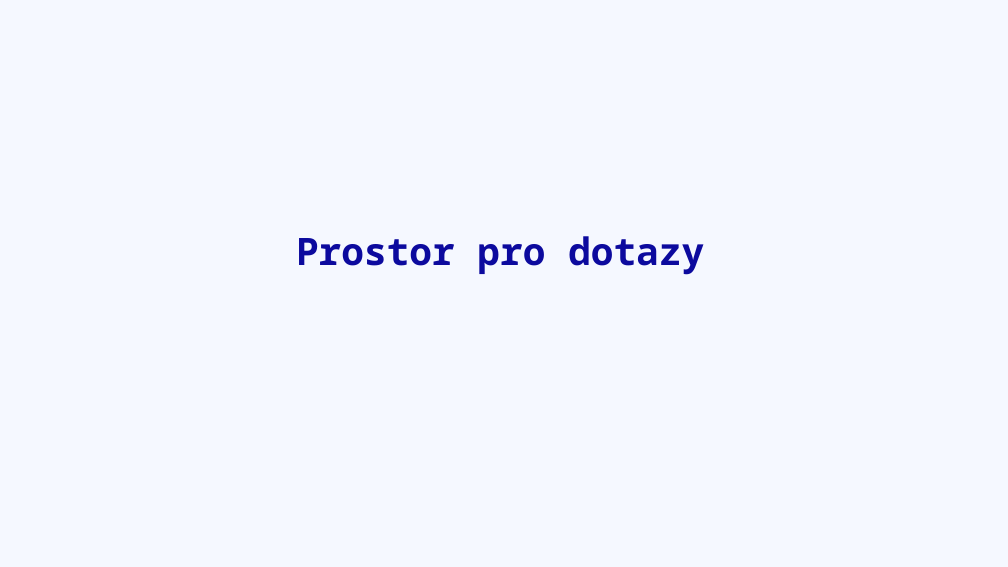
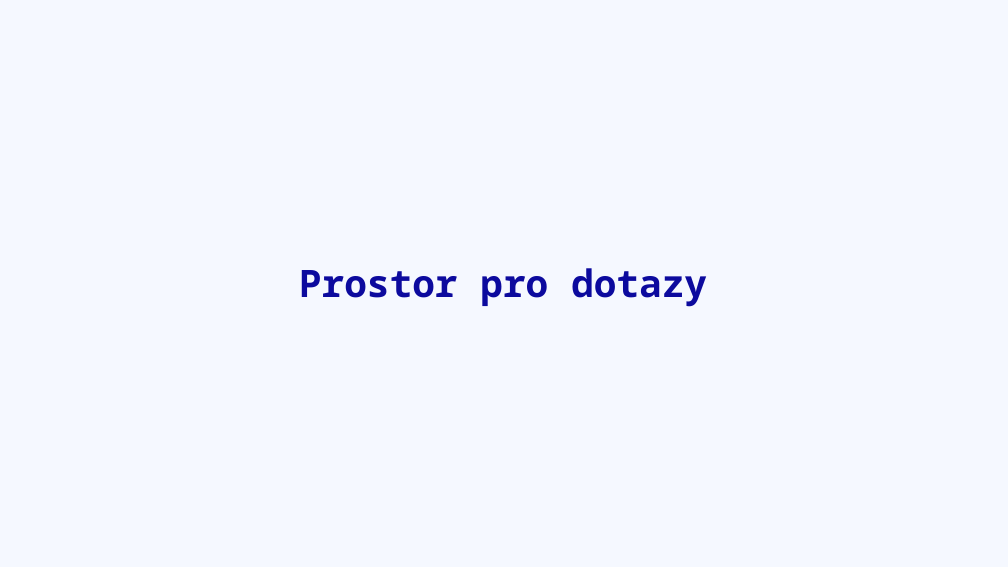
Before and after one commit to CookieKGcz/Dlouhodobka, a slide deck: slide 11 of ~~Dlouhodobka~~/Útoky_typu_DoS.pptx. Drawn at 1008x567 pixels with LibreOffice and Linux fonts; fonts in the diff are those of the drawing. Boxes give left, top, right and bottom in pixels: in the first picture for what was removed or moved away, otherwise in the second. Text is boxed around its words. In the diff, an @@ line names an element or a change of style, - is before the commit and + after.

```diff
--- a/~~Dlouhodobka~~/Útoky_typu_DoS.pptx
+++ b/~~Dlouhodobka~~/Útoky_typu_DoS.pptx
@@ title "Prostor pro dotazy": place and size @@
-title "Prostor pro dotazy" at <box>296,236,704,275</box>
+title "Prostor pro dotazy" at <box>299,268,707,307</box>
```
Also in this commit, not shown: 3 other slides changed, 11 other files.
